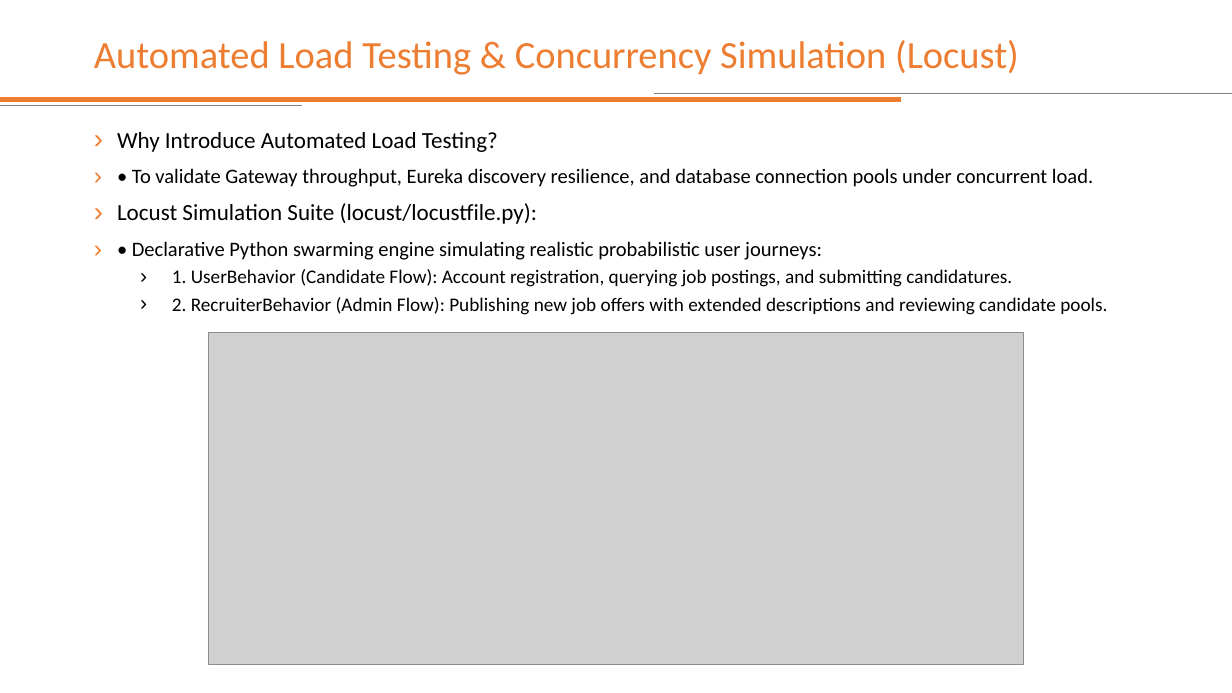
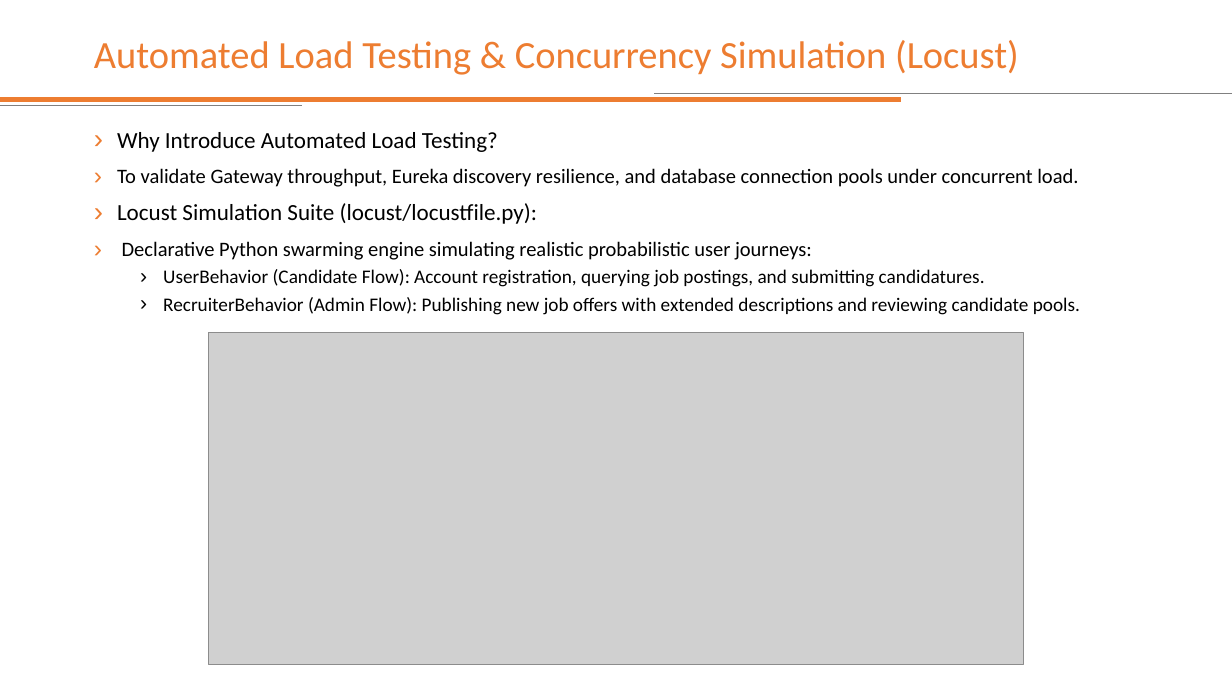
Before and after one commit to mattpat48/springboot-microservices-development, a slide deck: slide 65 of 8_3 - Developing Microservices - Complete_Edition.pptx. Drawn at 1232x693 pixels with LibreOffice and Linux fonts; fonts in the diff are those of the drawing; grey boxes stand for pictures. Boxes give left, top, right and bottom in pixels: in the first picture for what was removed or moved away, otherwise in the second. Text is boxed around its words. In the diff, an @@ line names an element or a change of style, - is before the commit and + after.

```diff
--- a/8_3 - Developing Microservices - Complete_Edition.pptx
+++ b/8_3 - Developing Microservices - Complete_Edition.pptx
@@ text at (117,168,1078,187): text changed @@
-› • To validate Gateway throughput, Eureka discovery resilience, and database connection pools under concurrent load.
+› To validate Gateway throughput, Eureka discovery resilience, and database connection pools under concurrent load.
@@ text at (122,241,1080,315): text changed @@
-› • Declarative Python swarming engine simulating realistic probabilistic user journeys:
-  › 1. UserBehavior (Candidate Flow): Account registration, querying job postings, and submitting candidatures.
-  › 2. RecruiterBehavior (Admin Flow): Publishing new job offers with extended descriptions and reviewing candidate pools.
+› Declarative Python swarming engine simulating realistic probabilistic user journeys:
+  › UserBehavior (Candidate Flow): Account registration, querying job postings, and submitting candidatures.
+  › RecruiterBehavior (Admin Flow): Publishing new job offers with extended descriptions and reviewing candidate pools.
```
Also in this commit, not shown: 12 other slides changed.
